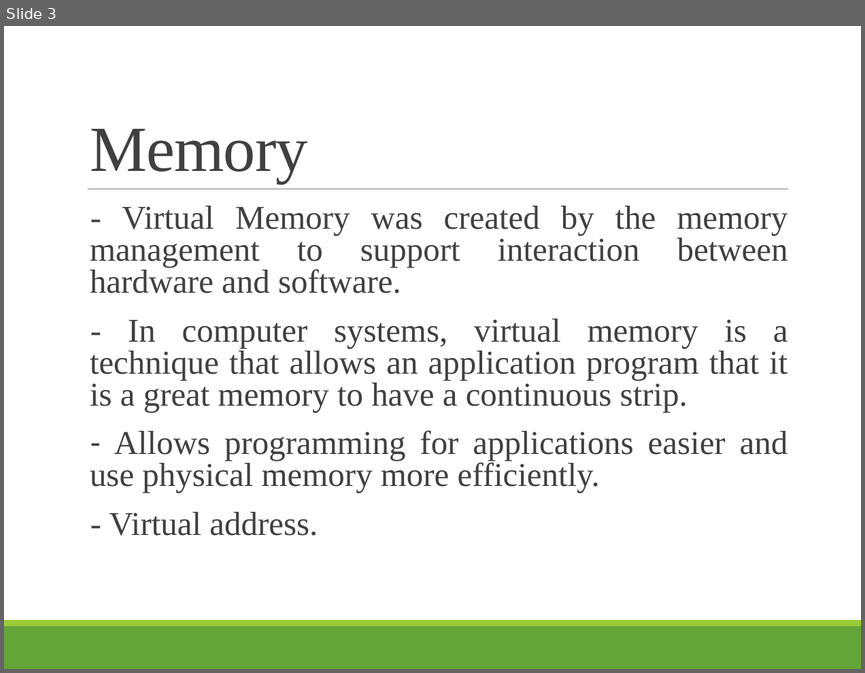
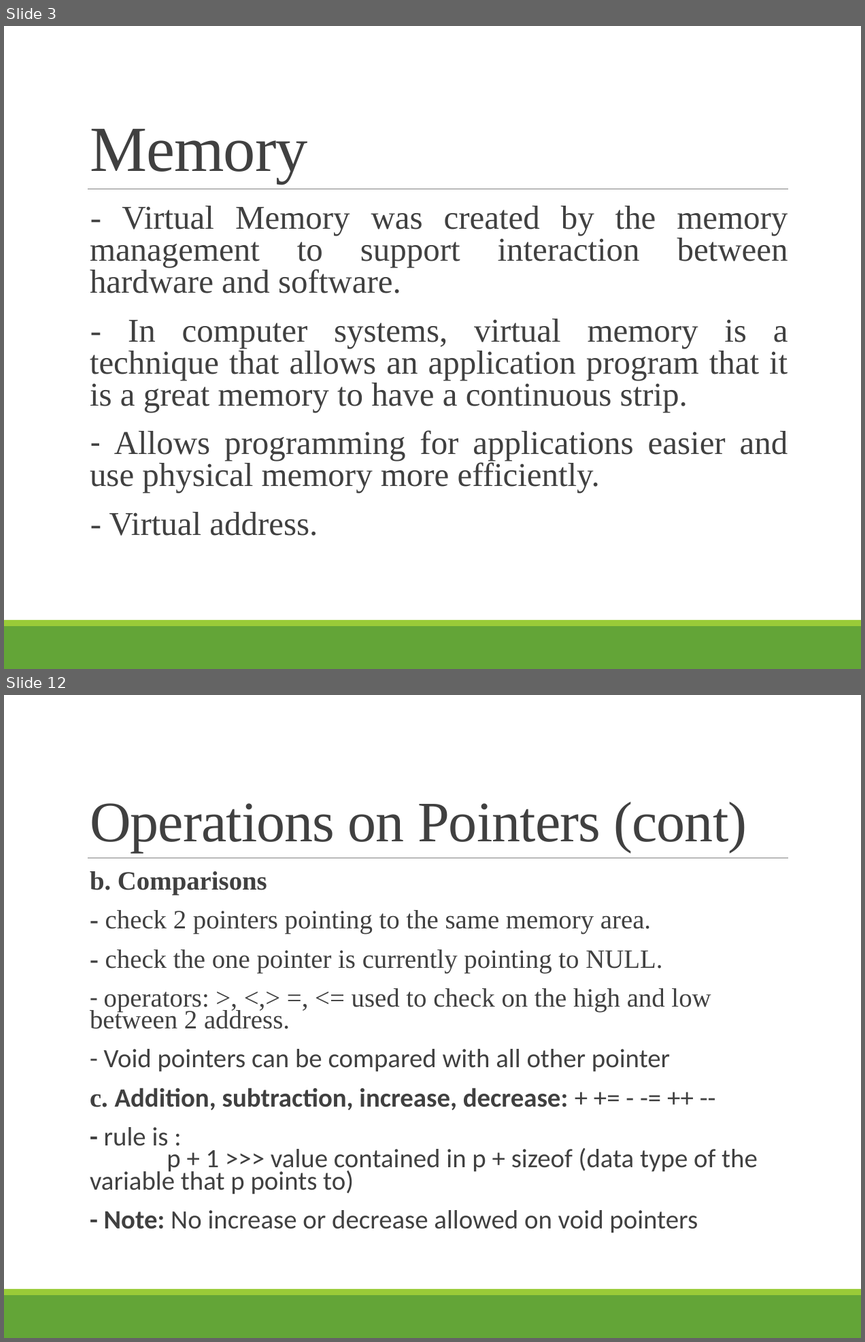
Before and after one commit to tiendatdk3493/code, a slide deck: Pointer in C, C++.pptx. Shown one above the other, each under a label of ours: slide 3 before the commit, slides 3 and 12 after it; the slides between them are not shown. The pictures are 865x673 and 865x1342 pixels, drawn with LibreOffice and Linux fonts; fonts in the diff are those of the drawing. Boxes give left, top, right and bottom in pixels: in the first picture for what was removed or moved away, otherwise in the second. Text is boxed around its words. In the diff, an @@ line names an element or a change of style, - is before the commit and + after.

```diff
--- a/Pointer in C, C++.pptx
+++ b/Pointer in C, C++.pptx
@@ slide 12 added at box(4, 695, 861, 1338), background #FFFFFF; not listed: 3 template elements that a slide beside it also shows @@
@@ title added at box(90, 802, 747, 852), 48 pt, text #404040 @@
+Operations on Pointers (cont)
@@ text added at box(90, 871, 757, 1233), 22.2 pt, text #404040 @@
+  b. Comparisons
+  - check 2 pointers pointing to the same memory area.
+  - check the one pointer is currently pointing to NULL.
+  - operators: >, <,> =, <= used to check on the high and low between 2 address.
+  - Void pointers can be compared with all other pointer
+  c. Addition, subtraction, increase, decrease: + += - -= ++ --
+  - rule is :
+  p + 1 >>> value contained in p + sizeof (data type of the variable that p points to)
+  - Note: No increase or decrease allowed on void pointers
```
Also in this commit, not shown: 1 slide changed, 8 other slides added.
